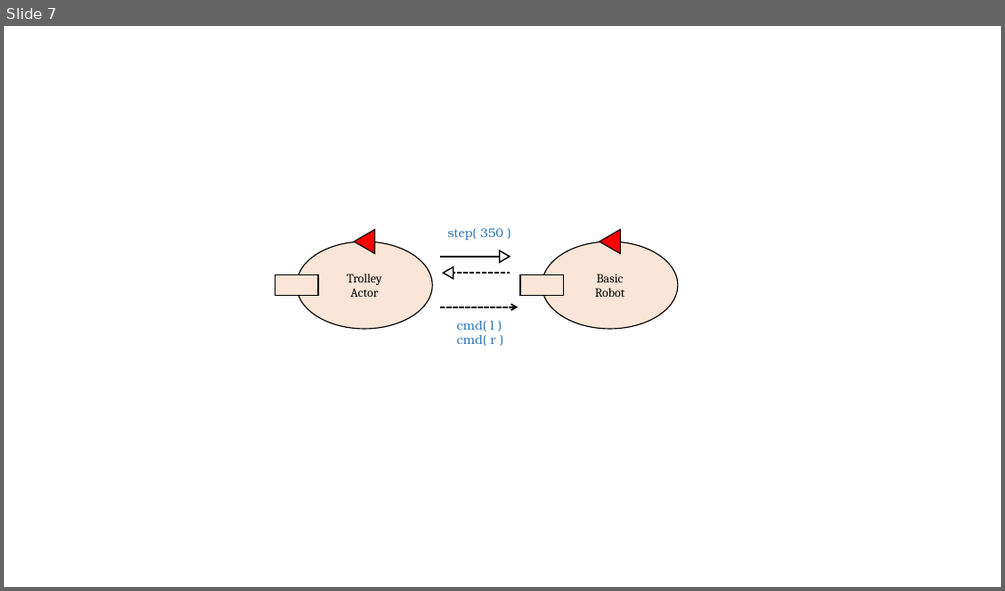
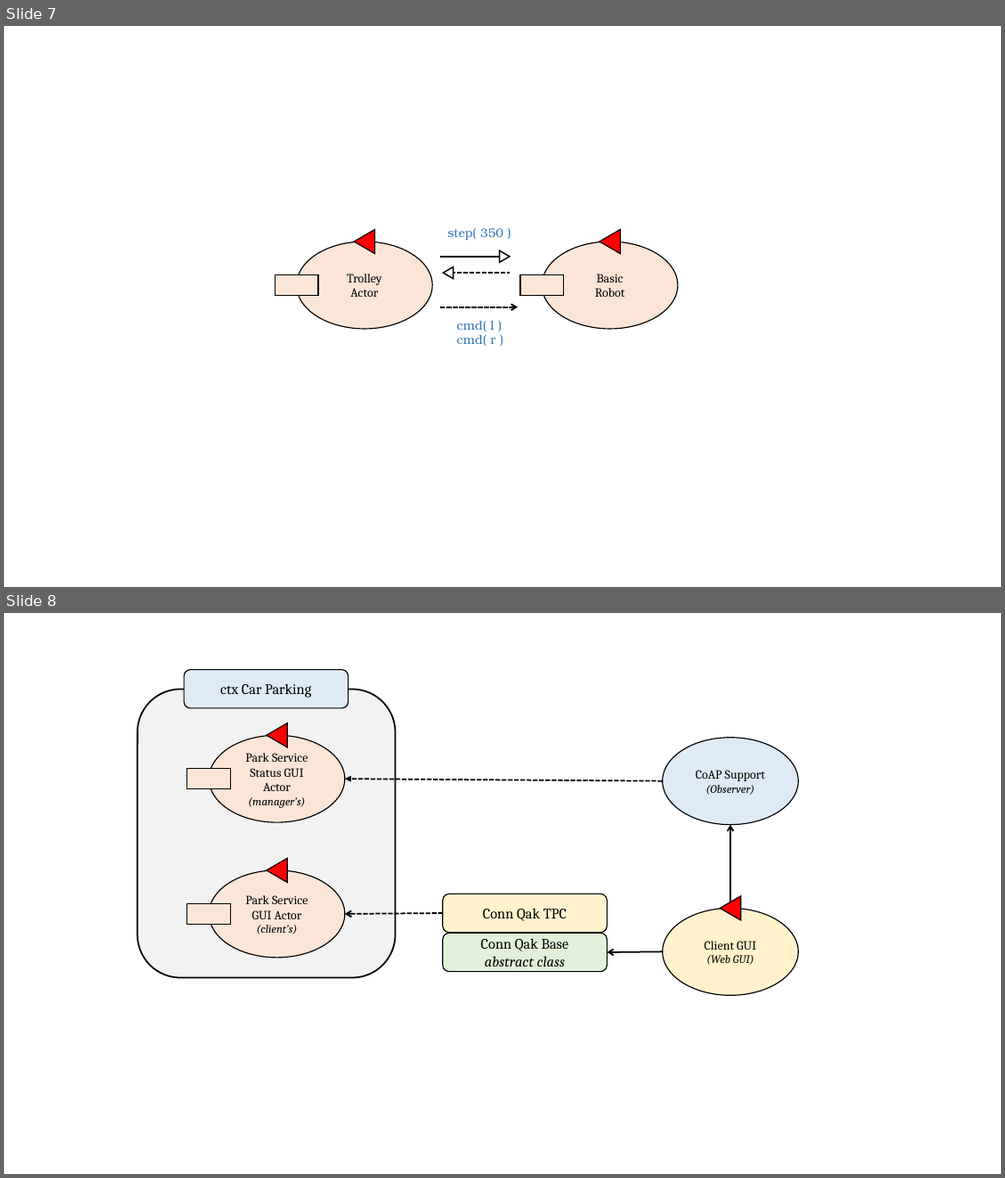
Before and after one commit to JackFantaz/Automated-Car-Parking, a slide deck: userDocs/img/final_task_schema.pptx. Shown one above the other, each under a label of ours: slide 7 before the commit, slides 7 and 8 after it. The pictures are 1005x591 and 1005x1178 pixels, drawn with LibreOffice and Linux fonts; fonts in the diff are those of the drawing. Boxes give left, top, right and bottom in pixels: in the first picture for what was removed or moved away, otherwise in the second. Text is boxed around its words. In the diff, an @@ line names an element or a change of style, - is before the commit and + after.

```diff
--- a/userDocs/img/final_task_schema.pptx
+++ b/userDocs/img/final_task_schema.pptx
@@ slide 8 added at [4, 613, 1001, 1174], background #FFFFFF @@
@@ rounded rectangle added at [138, 690, 395, 978], fill #F2F2F2, outline #000000 1.5 pt @@
@@ rounded rectangle added at [184, 670, 348, 709], fill #DEEBF7, outline #000000 1 pt, 14 pt, text #000000 @@
+ctx Car Parking
@@ ellipse added at [209, 735, 345, 822], fill #FBE5D6, outline #000000 1 pt, 12 pt, text #000000 @@
+Park Service Status GUI Actor
+(manager’s)
@@ triangle added at [267, 723, 287, 747], fill #FF0000, outline #000000 1 pt @@
@@ ellipse added at [663, 737, 799, 825], fill #DEEBF7, outline #000000 1 pt, 12 pt, text #000000 @@
+CoAP Support
+(Observer)
@@ rectangle added at [187, 769, 231, 789], fill #FBE5D6, outline #000000 1 pt @@
@@ arrow added from (663, 781) to (345, 779), #000000 1.5 pt dashed @@
@@ arrow added from (730, 901) to (730, 825), #000000 1.5 pt @@
@@ ellipse added at [209, 870, 345, 957], fill #FBE5D6, outline #000000 1 pt, 12 pt, text #000000 @@
+Park Service GUI Actor
+(client’s)
@@ triangle added at [267, 859, 287, 882], fill #FF0000, outline #000000 1 pt @@
@@ rectangle added at [187, 903, 231, 925], fill #FBE5D6, outline #000000 1 pt @@
@@ rounded rectangle added at [443, 893, 607, 933], fill #FFF2CC, outline #000000 1 pt, 14 pt, text #000000 @@
+Conn Qak TPC
@@ triangle added at [720, 896, 741, 920], fill #FF0000, outline #000000 1 pt @@
@@ arrow added from (443, 913) to (345, 914), #000000 1.5 pt dashed @@
@@ ellipse added at [663, 908, 799, 996], fill #FFF2CC, outline #000000 1 pt, 12 pt, text #000000 @@
+Client GUI
+(Web GUI)
@@ rounded rectangle added at [443, 933, 607, 972], fill #E2F0D9, outline #000000 1 pt, 14 pt, text #000000, italic @@
+Conn Qak Base
+abstract class
@@ arrow added from (663, 952) to (607, 952), #000000 1.5 pt @@
```
Also in this commit, not shown: 6 other files.
